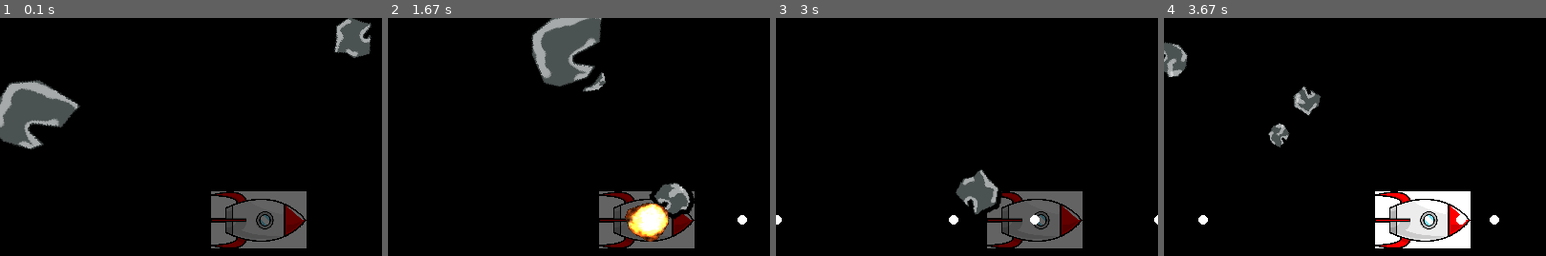
Above: before the commit, frames 1-4 (left to right).
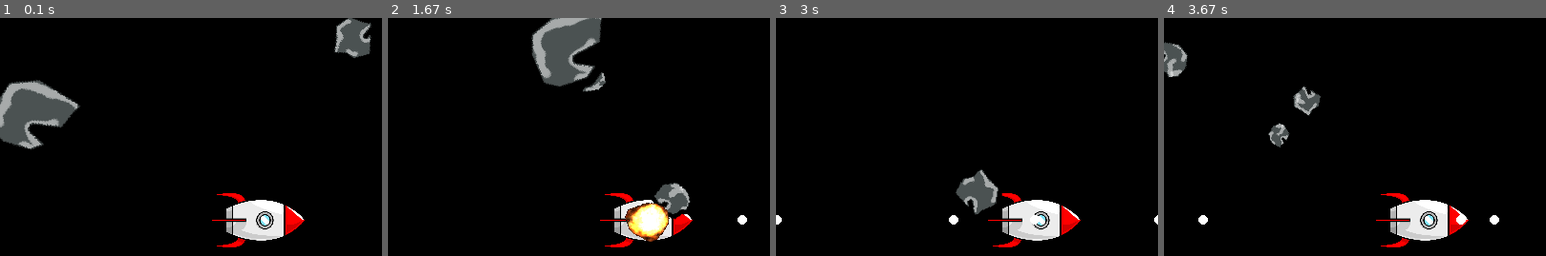
Above: after the commit, the same moments.

Repository: LBPeraza/Pygame-Asteroids
Game: pygame game, started from Asteroids/Game.py
Same seed, same stepped clock (60 frames per second), same inputs: the game is played once before the commit and once after it.
Inputs (mouse positions are % of the whole screen's width and height, from its top left):
- Up to frame 1 (0.1 s): no input
- Up to frame 2 (1.67 s): tap Space at 0.33, 1.07, 1.37, 1.57 s; press the mouse at (62, 59) at 0.7 s; move the mouse to (43, 36) at 0.8 s; release the mouse at (24, 13) at 0.93 s; move the mouse to (52, 16) at 1.03 s; move the mouse to (50, 62) at 1.53 s
- Up to frame 3 (3 s): move the mouse to (34, 17) at 1.87 s; tap Space at 1.9, 2.2, 2.4, 2.7, 2.97 s; move the mouse to (81, 48) at 2.37 s; move the mouse to (85, 70) at 2.93 s
- Up to frame 4 (3.67 s): move the mouse to (26, 68) at 3.27 s; tap Space at 3.3, 3.6 s
The pictures show only the part of the screen within x 16-66%, y 8-58%; the shares and areas given below are measured in that part.

The runs differ from the first frame. In frame 1, 5.2% of the frame differs, in the area x 55-81%, y 72-97%; in frame 2, 3.1%; in frame 3, 4.9%; in frame 4, 2.5%.

Commit message:
Restructure

Diff:
--- a/Ship.py
+++ b/Asteroids/Ship.py
@@ -15,7 +15,7 @@
     @staticmethod
     def init():
         Ship.shipImage = pygame.transform.rotate(pygame.transform.scale(
-            pygame.image.load('images/spaceship.png').convert(),
+            pygame.image.load('images/spaceship.png').convert_alpha(),
             (60, 100)), -90)
 
     def __init__(self, x, y):
@@ -27,7 +27,6 @@
         self.maxSpeed = 20
         self.invincibleTime = 1500
         self.timeAlive = 0
-        self.image.set_alpha(100)
 
     def update(self, dt, keysDown, screenWidth, screenHeight):
         self.timeAlive += dt
@@ -47,11 +46,6 @@
 
         super(Ship, self).update(screenWidth, screenHeight)
 
-        if self.isInvincible():
-            self.image.set_alpha(100)
-        else:
-            self.image.set_alpha(255)
-
     def thrust(self, power):
         angle = math.radians(self.angle)
         vx, vy = self.velocity
--- /dev/null
+++ b/Asteroids/pygamegame.py
@@ -0,0 +1,107 @@
+'''
+pygamegame.py
+created by Lukas Peraza
+ for 15-112 F15 Pygame Optional Lecture, 11/11/15
+
+use this code in your term project if you want
+- CITE IT
+- you can modify it to your liking
+  - BUT STILL CITE IT
+
+- you should remove the print calls from any function you aren't using
+- you might want to move the pygame.display.flip() to your redrawAll function,
+    in case you don't need to update the entire display every frame (then you
+    should use pygame.display.update(Rect) instead)
+'''
+import pygame
+
+
+class PygameGame(object):
+
+    def init(self):
+        pass
+
+    def mousePressed(self, x, y):
+        pass
+
+    def mouseReleased(self, x, y):
+        pass
+
+    def mouseMotion(self, x, y):
+        pass
+
+    def mouseDrag(self, x, y):
+        pass
+
+    def keyPressed(self, keyCode, modifier):
+        pass
+
+    def keyReleased(self, keyCode, modifier):
+        pass
+
+    def timerFired(self, dt):
+        pass
+
+    def redrawAll(self, screen):
+        pass
+
+    def isKeyPressed(self, key):
+        ''' return whether a specific key is being held '''
+        return self._keys.get(key, False)
+
+    def __init__(self, width=600, height=400, fps=50, title="112 Pygame Game"):
+        self.width = width
+        self.height = height
+        self.fps = fps
+        self.title = title
+        self.bgColor = (255, 255, 255)
+        pygame.init()
+
+    def run(self):
+
+        clock = pygame.time.Clock()
+        screen = pygame.display.set_mode((self.width, self.height))
+        # set the title of the window
+        pygame.display.set_caption(self.title)
+
+        # stores all the keys currently being held down
+        self._keys = dict()
+
+        # call game-specific initialization
+        self.init()
+        playing = True
+        while playing:
+            time = clock.tick(self.fps)
+            self.timerFired(time)
+            for event in pygame.event.get():
+                if event.type == pygame.MOUSEBUTTONDOWN and event.button == 1:
+                    self.mousePressed(*(event.pos))
+                elif event.type == pygame.MOUSEBUTTONUP and event.button == 1:
+                    self.mouseReleased(*(event.pos))
+                elif (event.type == pygame.MOUSEMOTION and
+                      event.buttons == (0, 0, 0)):
+                    self.mouseMotion(*(event.pos))
+                elif (event.type == pygame.MOUSEMOTION and
+                      event.buttons[0] == 1):
+                    self.mouseDrag(*(event.pos))
+                elif event.type == pygame.KEYDOWN:
+                    self._keys[event.key] = True
+                    self.keyPressed(event.key, event.mod)
+                elif event.type == pygame.KEYUP:
+                    self._keys[event.key] = False
+                    self.keyReleased(event.key, event.mod)
+                elif event.type == pygame.QUIT:
+                    playing = False
+            screen.fill(self.bgColor)
+            self.redrawAll(screen)
+            pygame.display.flip()
+
+        pygame.quit()
+
+
+def main():
+    game = PygameGame()
+    game.run()
+
+if __name__ == '__main__':
+    main()
Renamed: Asteroid.py -> Asteroids/Asteroid.py
Renamed: Bullet.py -> Asteroids/Bullet.py
Renamed: Explosion.py -> Asteroids/Explosion.py
Renamed: Game.py -> Asteroids/Game.py
Renamed: GameObject.py -> Asteroids/GameObject.py
Renamed: images/asteroids.png -> Asteroids/images/asteroids.png
Renamed: images/explosion.png -> Asteroids/images/explosion.png
Binary file added: Asteroids/images/spaceship.jpg
Renamed: images/spaceship.png -> Asteroids/images/spaceship.png
